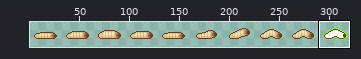
File history of a sprite sheet, gfx/maggot.png. The first picture is a wide view before the edit; the outline marks the close-up.
Close-up. First the earlier version:
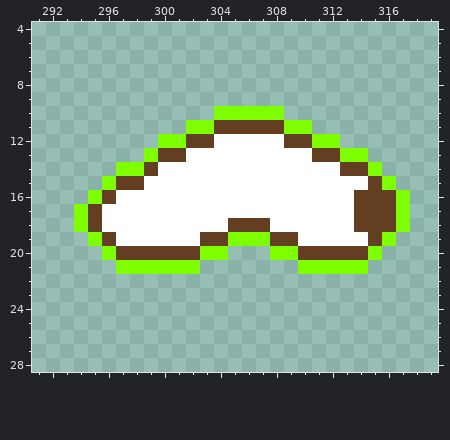
The file is 320x32 pixels. Colours within 5 levels of each other are drawn and written as one. Shown: x 291..319, y 4..28. The wide view leaves out empty margins.
New version:
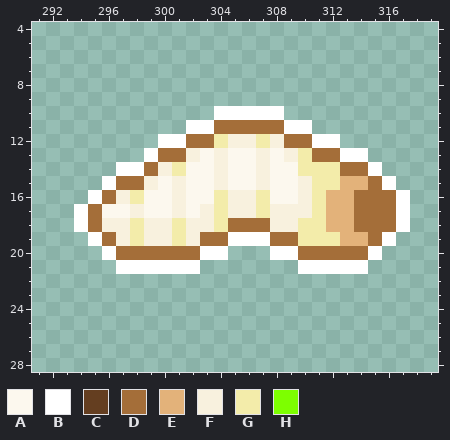
Palette (. is transparent): A #fcf8ee  B #ffffff  C #643e20  D #a46e39  E #e3b27a  F #f8f1de  G #f3ecaa  H #7dff00
From old to new:
@@ x 291..319 @@
  9 .............................
-10 .............HHHHH...........
-11 ...........HHCCCCCHH.........
-12 .........HHCCBBBBBCCHH.......
-13 ........HCCBBBBBBBBBCCHH.....
-14 ......HHCBBBBBBBBBBBBBCCH....
-15 .....HCCBBBBBBBBBBBBBBBBCH...
-16 ....HCBBBBBBBBBBBBBBBBBCCCH..
-17 ...HCBBBBBBBBBBBBBBBBBBCCCH..
-18 ...HCBBBBBBBBBCCCBBBBBBCCCH..
-19 ....HCBBBBBBCCHHHCCBBBBBCH...
-20 .....HCCCCCCHH...HHCCCCCH....
-21 ......HHHHHH.......HHHHH.....
+10 .............BBBBB...........
+11 ...........BBDDDDDBB.........
+12 .........BBDDGFFGFDDBB.......
+13 ........BDDFAFAAFAFGDDBB.....
+14 ......BBDFGAAFAAFAAGGGDDB....
+15 .....BDDFAFAAFAAFAAFGGEEDB...
+16 ....BDFGAAFAAGFFGAAFGEEDDDB..
+17 ...BDAAFAAFAFGFFGFFFGEEDDDB..
+18 ...BDFFGFFGFFGDDDFFGGEEDDDB..
+19 ....BDFGFFGFDDBBBDDGGGEEDB...
+20 .....BDDDDDDBB...BBDDDDDB....
+21 ......BBBBBB.......BBBBB.....
 22 .............................
Where, in picture pixels (left, top, right, bottom), the same in both close-ups:
changed: (74, 106, 410, 274)
